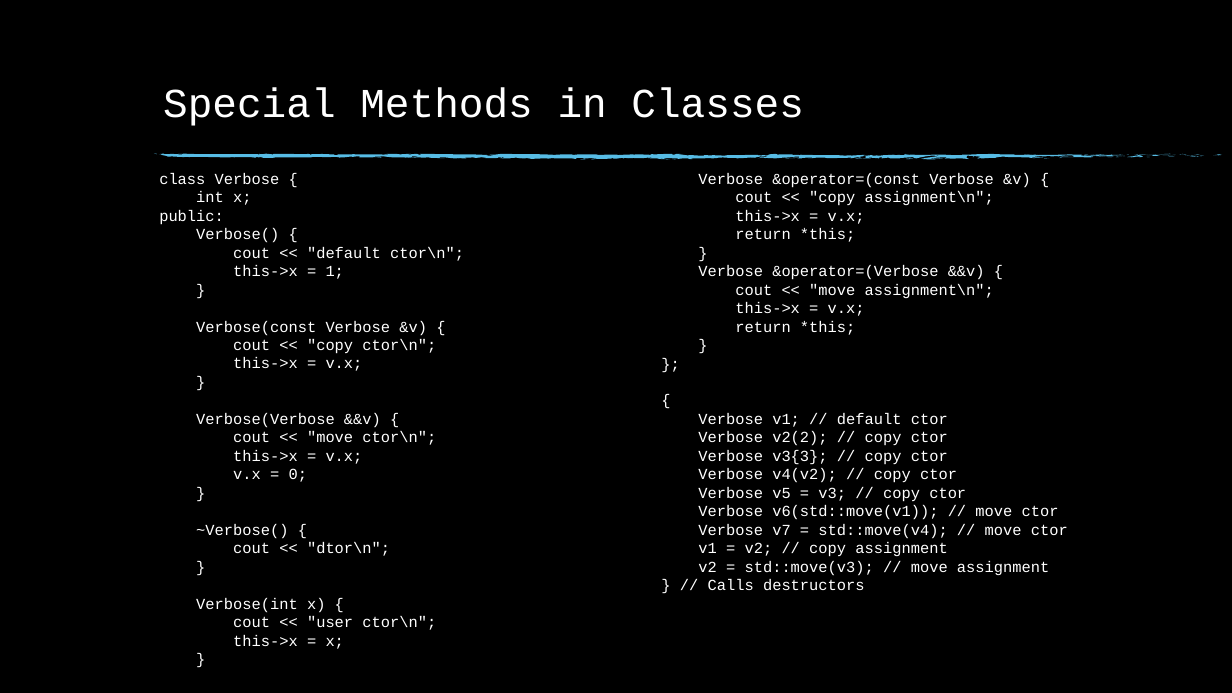
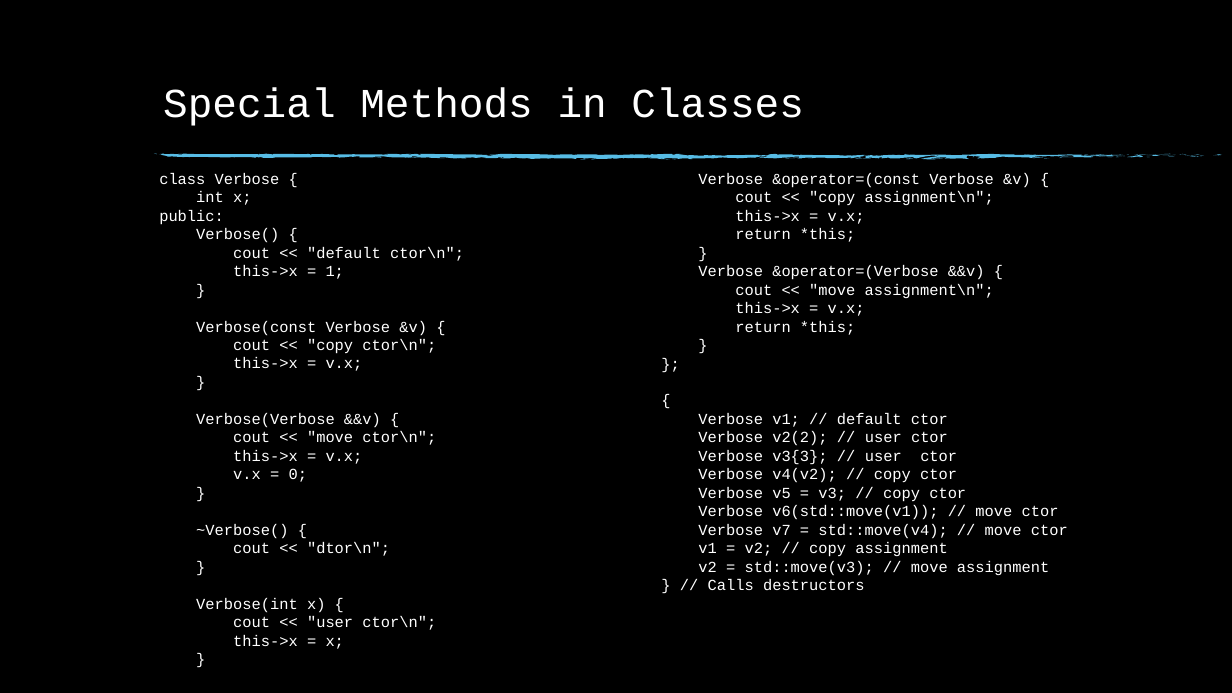
Before and after one commit to fan1x/fan1x.github.io, a slide deck: slide 5 of data/2021-22/cpp/ex03.pptx. Drawn at 1232x693 pixels with LibreOffice and Linux fonts; fonts in the diff are those of the drawing; background and template pictures are left out. Boxes give left, top, right and bottom in pixels: in the first picture for what was removed or moved away, otherwise in the second. Text is boxed around its words. In the diff, an @@ line names an element or a change of style, - is before the commit and + after.

```diff
--- a/data/2021-22/cpp/ex03.pptx
+++ b/data/2021-22/cpp/ex03.pptx
@@ text at (698,431,957,465): text changed @@
-Verbose v2(2); // copy ctor
-Verbose v3{3}; // copy ctor
+Verbose v2(2); // user ctor
+Verbose v3{3}; // user ctor
```
Also in this commit, not shown: 1 other slide changed, 2 other files.
